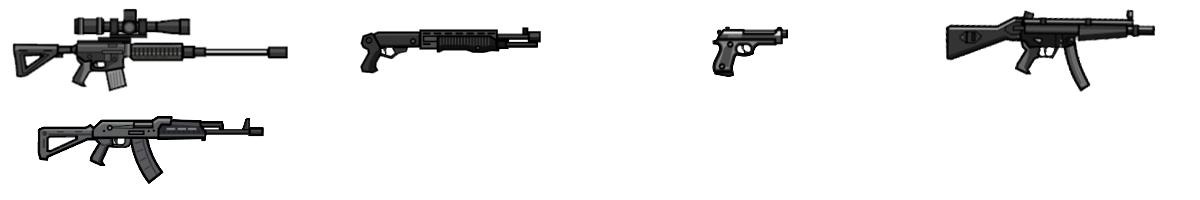
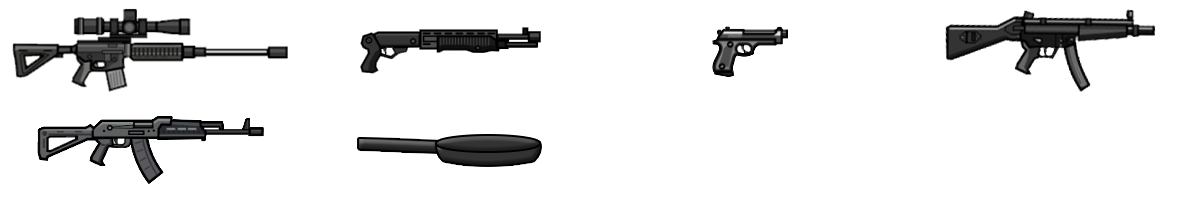
Comparing the layer stacks of the two 1200×200 images. Changes:
added group "Группа 1" with 3 layers above "Слой 7" over box(359, 136, 540, 165)
added layer "Эллипс 1" in group "Группа 1" over box(437, 136, 539, 151)
added layer "Слой 1" in group "Группа 1" over box(437, 138, 540, 165)
added layer "Слой 2" (2nd of 2, in "Группа 1") in group "Группа 1" over box(359, 139, 439, 152)
